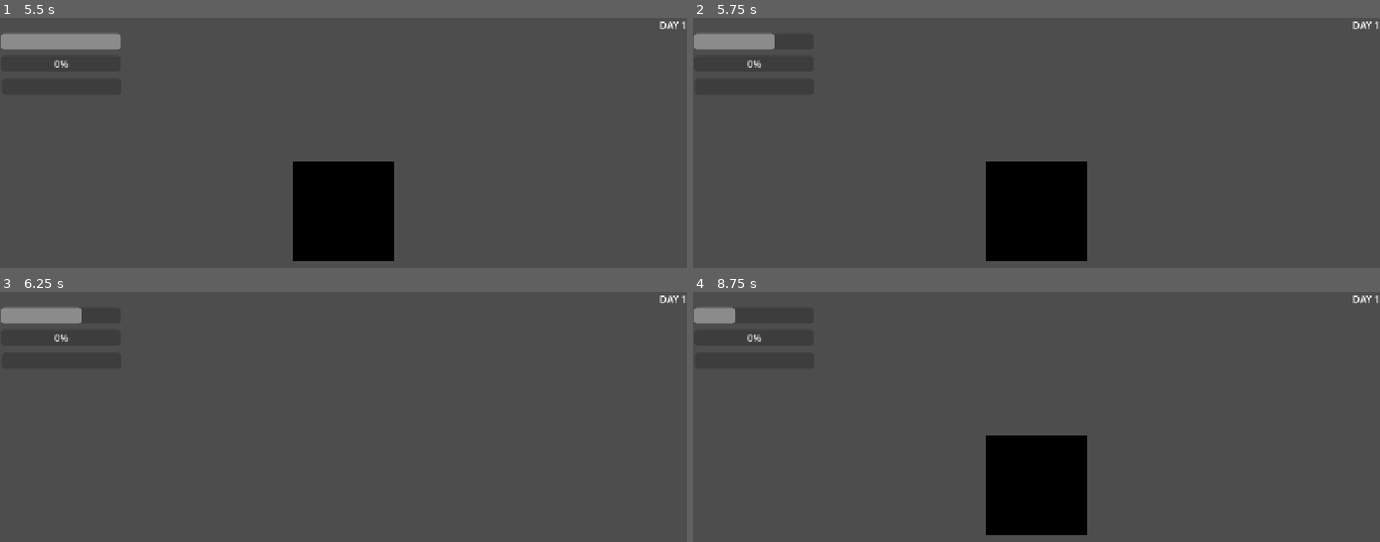
Above: before the commit, frames 1-4 (two rows, left to right).
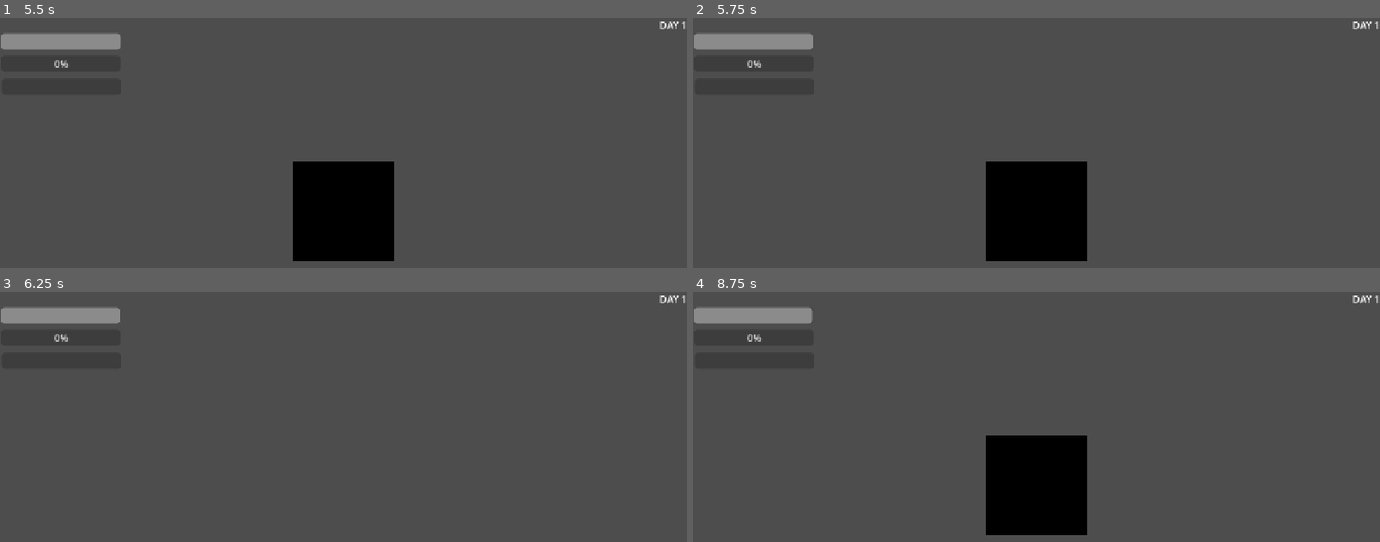
Above: after the commit, the same moments.

Repository: Spinatlasagnyey/KeepCookingAndNobodyExplodes
Game: Godot game, scene res://Szenen/main_enviroment.tscn
Same seed, same stepped clock (60 frames per second), same inputs: the game is played once before the commit and once after it.
Inputs (mouse positions are in pixels of both pictures, inside the frame that each line leads up to):
- Up to frame 1 (5.5 s): tap Enter (ui_accept) at 0.5, 0.77, 1.25, 1.52, 2, 2.75, 3.02, 3.5, 3.77, 4.25, 4.52 s; move the mouse to (494, 193) at 0.52 s; hold E (rotate_right) 0.53-1.28 s; hold F (interact) 0.53-1.28 s; click (494, 193) at 0.67 s; move the mouse to (206, 230) at 1.27 s; hold Q (rotate_left) 1.28-2.03 s; tap F (interact) at 1.35, 2.85, 4.35 s; click (206, 230) at 1.42 s; move the mouse to (412, 125) at 2.02 s; hold F (interact) 2.03-2.78 s; hold E (rotate_right) 2.03-3.53 s; click (412, 125) at 2.17 s; move the mouse to (outside the picture) at 2.77 s; click (outside the picture) at 2.92 s; move the mouse to (outside the picture) at 3.52 s; hold F (interact) 3.53-4.28 s; hold Q (rotate_left) from 3.53 s (still down); click (outside the picture) at 3.67 s; move the mouse to (137, 153) at 4.27 s; click (137, 153) at 4.42 s; move the mouse to (377, 210) at 5.02 s; hold F (interact) from 5.03 s (still down); click (377, 210) at 5.17 s
- Up to frame 2 (5.75 s): keep holding Q (rotate_left); keep holding F (interact)
- Up to frame 3 (6.25 s): move the mouse to (240, 389) at 5.77 s; release Q (rotate_left) at 5.78 s; release F (interact) at 5.78 s; hold E (rotate_right) from 5.78 s (still down); tap F (interact) at 5.85 s; click (240, 389) at 5.92 s; tap Enter (ui_accept) at 6.02 s
- Up to frame 4 (8.75 s): move the mouse to (1187, 467) at 6.52 s; hold F (interact) 6.53-7.28 s; click (1187, 467) at 6.67 s; tap Enter (ui_accept) at 6.77, 7.52 s; move the mouse to (899, 504) at 7.27 s; tap F (interact) at 7.35 s; click (899, 504) at 7.42 s; move the mouse to (1105, 399) at 8.02 s; release E (rotate_right) at 8.03 s; hold Q (rotate_left) from 8.03 s (still down); hold F (interact) from 8.03 s (still down); click (1105, 399) at 8.17 s

Frame 1 is identical in both runs. In frame 2, 0.4% of the frame differs, in the area x 11-18%, y 5-13%; in frame 3, 0.4%; in frame 4, 0.8%, in the area x 5-18%, y 5-13%.

Commit message:
can you hear me now?? 🐭

Diff:
--- a/Resources/Dialogues/first_contact.tres
+++ b/Resources/Dialogues/first_contact.tres
@@ -3,13 +3,17 @@
 [ext_resource type="Script" uid="uid://vnh8i3fyp2ny" path="res://Logik/DialogueManager/dialogue_node.gd" id="1_05ccf"]
 [ext_resource type="Script" uid="uid://bdkjmj1l0link" path="res://Logik/DialogueManager/dialogue_answer.gd" id="2_03xv4"]
 [ext_resource type="Script" uid="uid://ba4v5gvvu0cmi" path="res://Logik/DialogueManager/dialogue_resource.gd" id="2_yjcjn"]
-[ext_resource type="AudioStream" uid="uid://dyx4va0n6d8bp" path="res://Assets/Audio/SFX/WalkyTalkySFX.wav" id="3_03xv4"]
+[ext_resource type="AudioStream" uid="uid://djmtg05b7lx5k" path="res://Assets/Audio/SFX/StörgeräuschWalkyTalky.wav" id="3_0d3ja"]
+[ext_resource type="AudioStream" uid="uid://da868y756a2cm" path="res://Assets/Audio/Dialogues/First Contact/HARALD-HELLO_CAN_YOU_HEAR_ME.wav" id="4_7xlyr"]
+[ext_resource type="AudioStream" uid="uid://3u0ucbgd8rpr" path="res://Assets/Audio/Dialogues/First Contact/HARALD-HELLO.wav" id="5_w1tuj"]
+[ext_resource type="AudioStream" uid="uid://b3hpyrnbggblq" path="res://Assets/Audio/Dialogues/First Contact/HARALD-oh there are my head phones.wav" id="6_pnde1"]
+[ext_resource type="AudioStream" uid="uid://c8quvitq48h4d" path="res://Assets/Audio/Dialogues/First Contact/HARALD-YES_YES_I_WILL.wav" id="7_4esj2"]
 
 [sub_resource type="Resource" id="Resource_pnde1"]
 script = ExtResource("1_05ccf")
 speaker_name = "Kenny"
-text = "Maydey, mayday, please I need help, I crashed on a small island ... again"
-audio = ExtResource("3_03xv4")
+text = "Mayday, mayday, please I need help, I crashed on a small island ... again"
+audio = ExtResource("3_0d3ja")
 next_id = 1
 metadata/_custom_type_script = "uid://vnh8i3fyp2ny"
 
@@ -17,14 +21,14 @@
 script = ExtResource("1_05ccf")
 speaker_name = "Kenny"
 text = "Mayday, mayday, please hel-"
-audio = ExtResource("3_03xv4")
+audio = ExtResource("3_0d3ja")
 next_id = 2
 metadata/_custom_type_script = "uid://vnh8i3fyp2ny"
 
 [sub_resource type="Resource" id="Resource_4esj2"]
 script = ExtResource("1_05ccf")
 text = "Hello!!!! Hello, can you hear me???"
-audio = ExtResource("3_03xv4")
+audio = ExtResource("4_7xlyr")
 next_id = 3
 metadata/_custom_type_script = "uid://vnh8i3fyp2ny"
 
@@ -32,27 +36,29 @@
 script = ExtResource("1_05ccf")
 speaker_name = "Kenny"
 text = "Hello! Hello! I can hear you!!"
-audio = ExtResource("3_03xv4")
+audio = ExtResource("3_0d3ja")
 next_id = 4
 metadata/_custom_type_script = "uid://vnh8i3fyp2ny"
 
 [sub_resource type="Resource" id="Resource_w1tuj"]
 script = ExtResource("1_05ccf")
 text = "HELLO??? "
-audio = ExtResource("3_03xv4")
+audio = ExtResource("5_w1tuj")
 next_id = 5
 metadata/_custom_type_script = "uid://vnh8i3fyp2ny"
 
 [sub_resource type="Resource" id="Resource_03xv4"]
 script = ExtResource("1_05ccf")
+speaker_name = "Kenny"
 text = "I CAN HEAR YOU YES"
-audio = ExtResource("3_03xv4")
+audio = ExtResource("3_0d3ja")
 next_id = 6
 metadata/_custom_type_script = "uid://vnh8i3fyp2ny"
 
 [sub_resource type="Resource" id="Resource_41fqy"]
 script = ExtResource("1_05ccf")
 text = "Oh. There are my head phones!"
+audio = ExtResource("6_pnde1")
 next_id = 7
 metadata/_custom_type_script = "uid://vnh8i3fyp2ny"
 
@@ -60,12 +66,14 @@
 script = ExtResource("1_05ccf")
 speaker_name = "Kenny"
 text = "...can you help me? I crashed with my plane on a lost island, can you send someone to rescue me?"
+audio = ExtResource("3_0d3ja")
 next_id = 8
 metadata/_custom_type_script = "uid://vnh8i3fyp2ny"
 
 [sub_resource type="Resource" id="Resource_alcoo"]
 script = ExtResource("1_05ccf")
 text = "Yes yes I will *noise*"
+audio = ExtResource("7_4esj2")
 next_id = 9
 metadata/_custom_type_script = "uid://vnh8i3fyp2ny"
 
@@ -73,6 +81,7 @@
 script = ExtResource("1_05ccf")
 speaker_name = "Kenny"
 text = "PiIIEEEPPP"
+audio = ExtResource("3_0d3ja")
 next_id = 10
 metadata/_custom_type_script = "uid://vnh8i3fyp2ny"
 
@@ -80,12 +89,15 @@
 script = ExtResource("1_05ccf")
 speaker_name = "Kenny"
 text = "PIEEP PIEP piep ... PIIIEEEPPPP"
+audio = ExtResource("3_0d3ja")
 next_id = 11
 metadata/_custom_type_script = "uid://vnh8i3fyp2ny"
 
 [sub_resource type="Resource" id="Resource_12vk5"]
 script = ExtResource("1_05ccf")
+speaker_name = "Kenny"
 text = "Damn I'm hungry, lets find me something to eat!"
+audio = ExtResource("3_0d3ja")
 is_end = true
 metadata/_custom_type_script = "uid://vnh8i3fyp2ny"
 
--- a/Szenen/main_enviroment.tscn
+++ b/Szenen/main_enviroment.tscn
@@ -30,6 +30,7 @@
 })
 
 [node name="DialogueSystem" parent="CanvasLayer" unique_id=215883827 instance=ExtResource("1_tfupf")]
+unique_name_in_owner = true
 offset_top = 2.0
 size_flags_horizontal = 4
 size_flags_vertical = 4
--- a/Szenen/radio_cube.gd
+++ b/Szenen/radio_cube.gd
@@ -1,9 +1,15 @@
 extends StaticBody3D
 
 @onready var audioPlayer: AudioStreamPlayer3D = $AudioStreamPlayer3DRadio
+@onready var dialogue_system: DialogueManager = %DialogueSystem
 
 @export var alertSound: AudioStream
 @export var dialogue_collection: DialogueCollection
+
+var dialogue_queue : Array[DialogueResource]
+
+func _ready() -> void:
+	EventManager.dialogue_alert.connect(_on_dialogue_alert)
 
 func _input_event(
 	_camera: Camera3D,
@@ -14,8 +20,21 @@
 ) -> void:
 	if event is InputEventMouseButton:
 		if event.button_index == MOUSE_BUTTON_LEFT and event.pressed:
-			dialogue_collection.play_dialogue("first_contact", self)
+			play_dialogue()
+
+func play_dialogue() -> bool:
+	if dialogue_queue.is_empty():
+		push_warning("dialogue queue was empty and tried to be played")
+		return false
+	var dialogue: DialogueResource = dialogue_queue.front()
+
+	dialogue_system.start_dialogue(self, dialogue)
+	return true
 
 func play_alert():
 	audioPlayer.stream = alertSound
 	audioPlayer.play()
+
+func _on_dialogue_alert(dialogue : DialogueResource):
+	dialogue_queue.append(dialogue)
+	play_alert()
--- a/leo/scenes/event_manager.tscn
+++ b/leo/scenes/event_manager.tscn
@@ -1,9 +1,19 @@
 [gd_scene format=3 uid="uid://bkp1wgkkil8ej"]
 
 [ext_resource type="Script" uid="uid://lruc0pdyucsk" path="res://leo/scripts/event_manager.gd" id="1_66soh"]
+[ext_resource type="Resource" uid="uid://cf7vq6i6515e0" path="res://Resources/Dialogues/first_contact.tres" id="2_hn5gc"]
+[ext_resource type="Script" uid="uid://b7wuildcvmwcb" path="res://leo/scripts/dialogue_scheduled.gd" id="3_1ot2l"]
+
+[sub_resource type="Resource" id="Resource_66soh"]
+script = ExtResource("3_1ot2l")
+day = 1
+time_of_day_percent = 0.2
+dialogue_resource = ExtResource("2_hn5gc")
+metadata/_custom_type_script = "uid://b7wuildcvmwcb"
 
 [node name="EventManager" type="Node" unique_id=1803634714]
 script = ExtResource("1_66soh")
+dialogue_schedule = Array[Object]([SubResource("Resource_66soh")])
 
 [node name="DayTimer" type="Timer" parent="." unique_id=792998455]
 unique_name_in_owner = true
--- /dev/null
+++ b/leo/scripts/dialogue_scheduled.gd
@@ -0,0 +1,8 @@
+class_name DialogueScheduled
+extends Resource
+
+@export var day : int
+
+@export var time_of_day_percent : float
+
+@export var dialogue_resource : DialogueResource
--- a/leo/scripts/event_manager.gd
+++ b/leo/scripts/event_manager.gd
@@ -1,13 +1,13 @@
 extends Node
-@onready var day_timer : Timer = %DayTimer
 
 signal time_passed_changed(value: float)
 signal hunger_value_changed(value : float)
 signal poison_value_changed(value : float)
 signal game_over_signal(game_over_message : String)
 signal new_day(dayInt : int, seconds_per_day : float)
+signal dialogue_alert(dialogue : DialogueResource)
 
-const SECONDS_PER_DAY = 3
+const SECONDS_PER_DAY = 180
 const RESCUE_DAY = 7
 
 const STARTING_FULLNESS = 0
@@ -18,6 +18,11 @@
 const MAX_POISON = 100
 const MINUS_POISON_PER_DAY = 20
 
+@onready var day_timer : Timer = %DayTimer
+
+@export var dialogue_schedule: Array[DialogueScheduled] = []
+var working_dialogue_schedule : Array[DialogueScheduled]
+
 var time_passed : float = 0.0
 var current_day : int = 1
 var current_fullness
@@ -26,6 +31,8 @@
 var is_game_over = false
 
 func _ready() -> void:
+	working_dialogue_schedule = dialogue_schedule.duplicate()
+
 	current_fullness = STARTING_FULLNESS
 	current_poison = STARTING_POISON
 	await get_tree().process_frame
@@ -53,6 +60,8 @@
 		print("add fullness")
 
 	check_game_over()
+
+	check_dialogue_due()
 
 func _on_day_timer_timeout() -> void:
 	print("timer timeout")
@@ -99,3 +108,14 @@
 	hunger_value_changed.emit(current_fullness)
 	current_poison -= max(0, MINUS_POISON_PER_DAY)
 	poison_value_changed.emit(current_poison)
+
+func check_dialogue_due():
+	if working_dialogue_schedule.is_empty():
+		return
+	var day_time_progress = time_passed / SECONDS_PER_DAY
+	for dialogue_scheduled in working_dialogue_schedule:
+		if dialogue_scheduled.day <= current_day and dialogue_scheduled.time_of_day_percent <= day_time_progress:
+			# Zeitpunkt eines Events erreicht / überschritten
+			print(str(dialogue_scheduled) + " fällig")
+			dialogue_alert.emit(dialogue_scheduled.dialogue_resource)
+			working_dialogue_schedule.erase(dialogue_scheduled)
Not shown, changed: Assets/Audio/Dialogues/First Contact/HARALD-HELLO.wav.import
Not shown, added: Assets/Audio/Dialogues/First Contact/HARALD-HELLO_CAN_YOU_HEAR_ME.wav.import
Not shown, added: Assets/Audio/Dialogues/First Contact/HARALD-YES_YES_I_WILL.wav.import
Not shown, added: Assets/Audio/Dialogues/First Contact/HARALD-oh there are my head phones.wav.import
Not shown, removed: Assets/Audio/SFX/HARALD-HELLO_CAN_YOU_HEAR_ME.wav.import
Not shown, removed: Assets/Audio/SFX/HARALD-YES_YES_I_WILL.wav.import
Not shown, removed: Assets/Audio/SFX/HARALD-oh there are my head phones.wav.import
Not shown, changed: Assets/Audio/SFX/SSCHHCHCHHHHHHHHHHAHHHHAHHHHAHHHHSHHHHCHCHCH.wav.import
Not shown, changed: Assets/Audio/SFX/StörgeräuschWalkyTalky.wav.import
Not shown, changed: Assets/Audio/SFX/WalkyTalkySFX.wav.import
Not shown, added: leo/scripts/dialogue_scheduled.gd.uid
Not shown, added: Assets/Audio/Dialogues/First Contact/HARALD-HELLO.wav
(and 3 more such lines)
